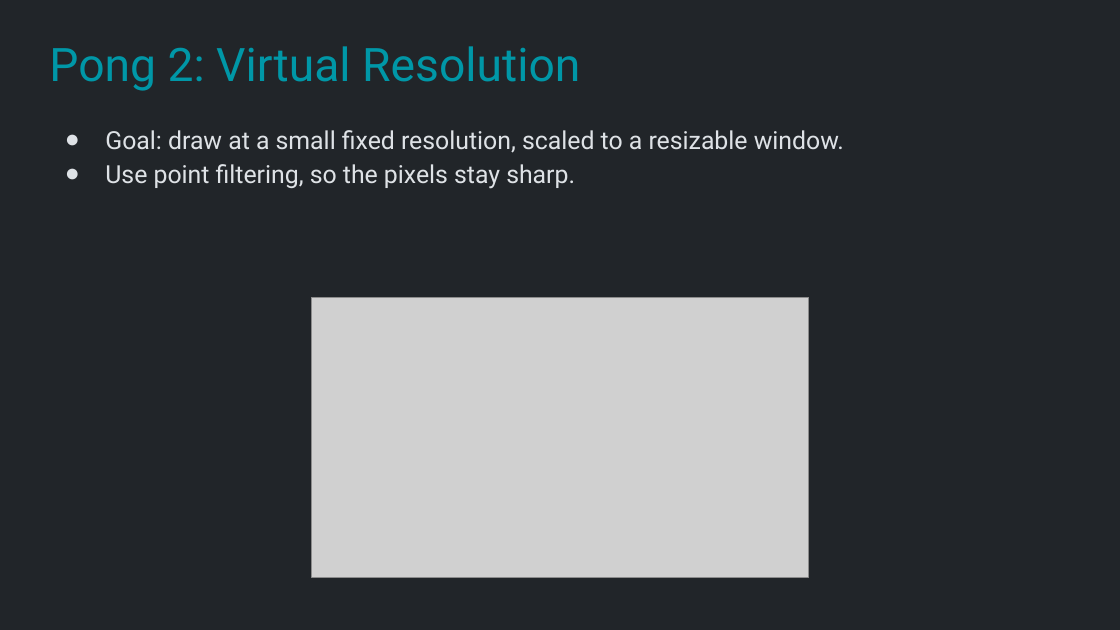
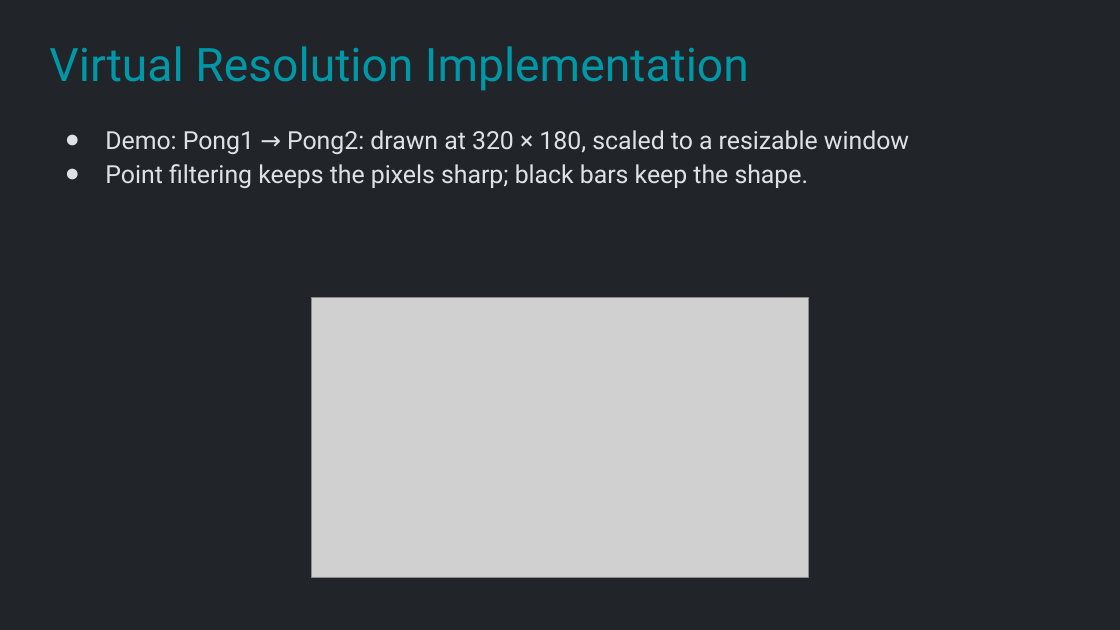
Before and after one commit to Metamate/gar, a slide deck: slide 17 of slides/01 Pong.pptx. Drawn at 1120x630 pixels with LibreOffice and Linux fonts; fonts in the diff are those of the drawing; grey boxes stand for pictures. Boxes give left, top, right and bottom in pixels: in the first picture for what was removed or moved away, otherwise in the second. Text is boxed around its words. In the diff, an @@ line names an element or a change of style, - is before the commit and + after.

```diff
--- a/slides/01 Pong.pptx
+++ b/slides/01 Pong.pptx
@@ title at bbox=[49, 46, 749, 91]: text changed @@
-Pong 2: Virtual Resolution
+Virtual Resolution Implementation
@@ text at bbox=[105, 130, 909, 188]: text changed @@
-● Goal: draw at a small fixed resolution, scaled to a resizable window.
-● Use point filtering, so the pixels stay sharp.
+● Demo: Pong1 → Pong2: drawn at 320 × 180, scaled to a resizable window
+● Point filtering keeps the pixels sharp; black bars keep the shape.
```
Also in this commit, not shown: 1 slide added, 5 other files.
